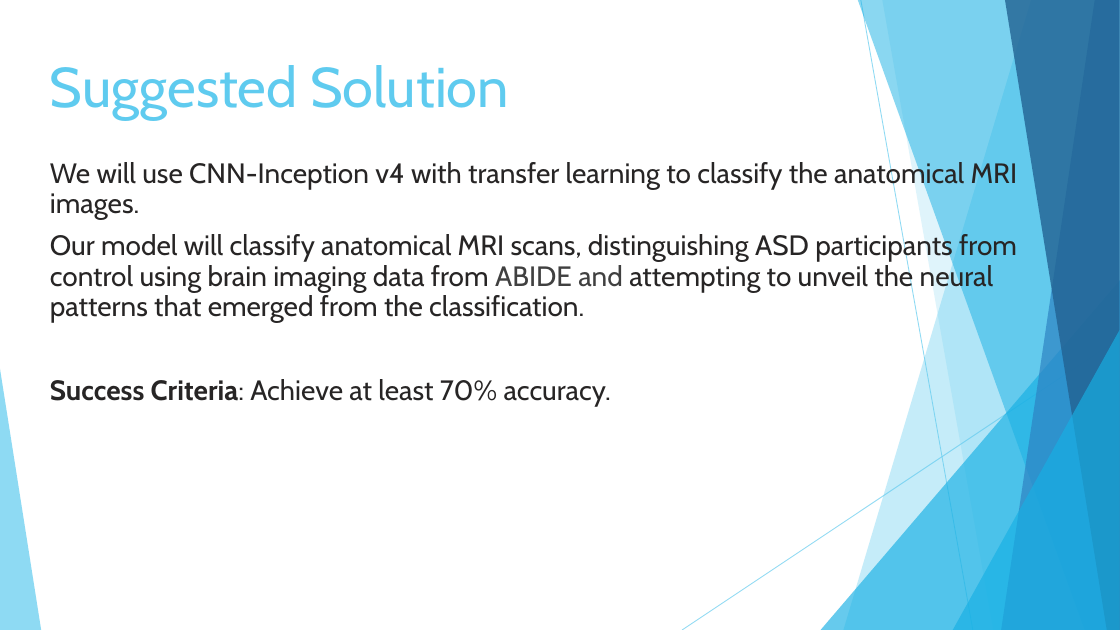
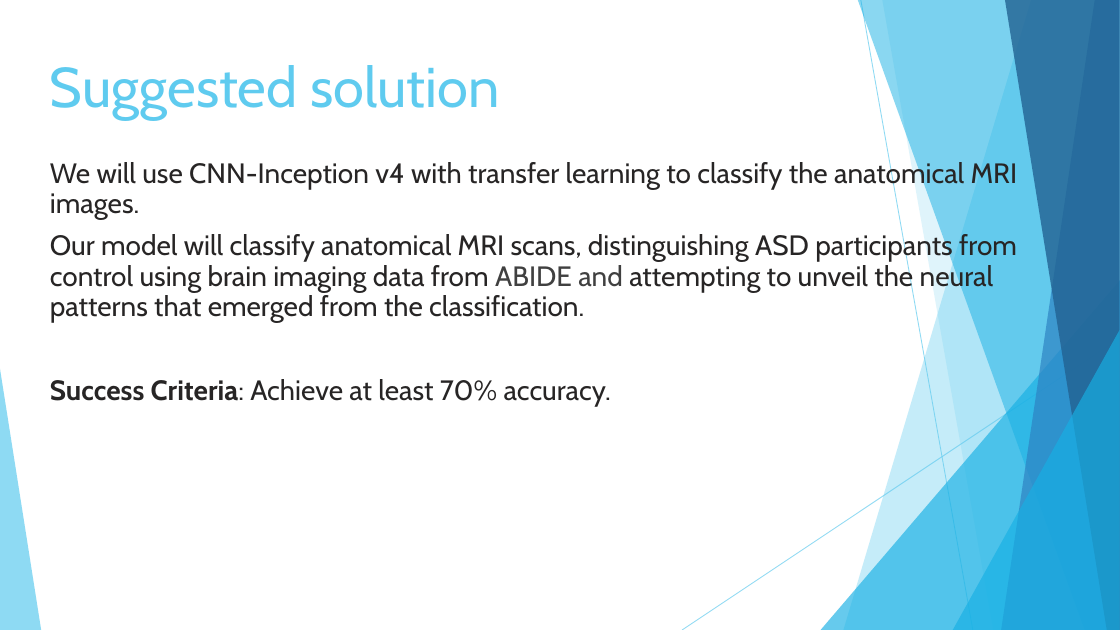
Before and after one commit to NitzanEz/Final-Project, a slide deck: slide 8 of Final presentation Phase A-24-2-R-8.pptx. Drawn at 1120x630 pixels with LibreOffice and Linux fonts; fonts in the diff are those of the drawing. Boxes give left, top, right and bottom in pixels: in the first picture for what was removed or moved away, otherwise in the second. Text is boxed around its words. In the diff, an @@ line names an element or a change of style, - is before the commit and + after.

```diff
--- a/Final presentation Phase A-24-2-R-8.pptx
+++ b/Final presentation Phase A-24-2-R-8.pptx
@@ title at bbox=[50, 65, 499, 119]: text changed @@
-Suggested Solution
+Suggested solution
```
Also in this commit, not shown: 5 other slides changed.
